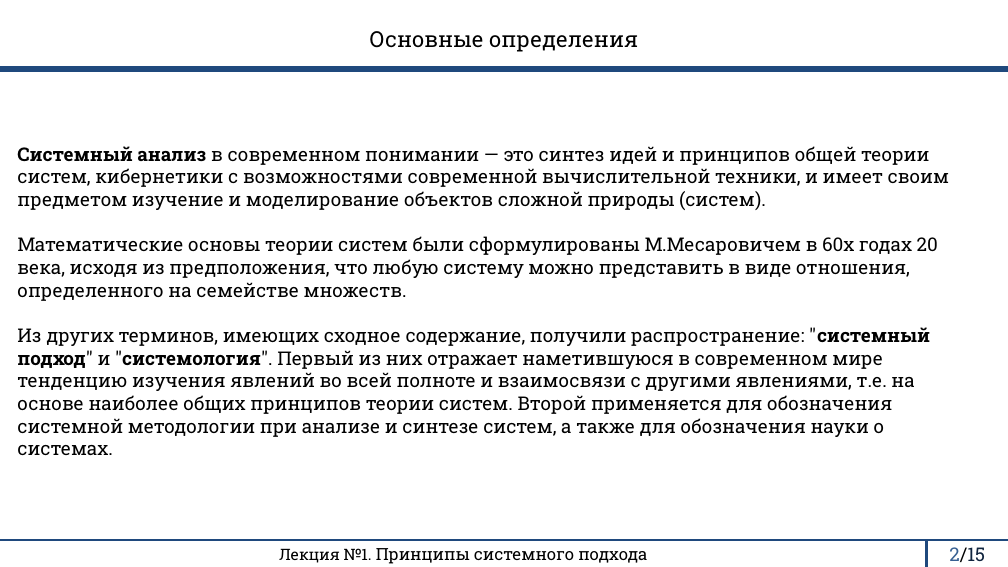
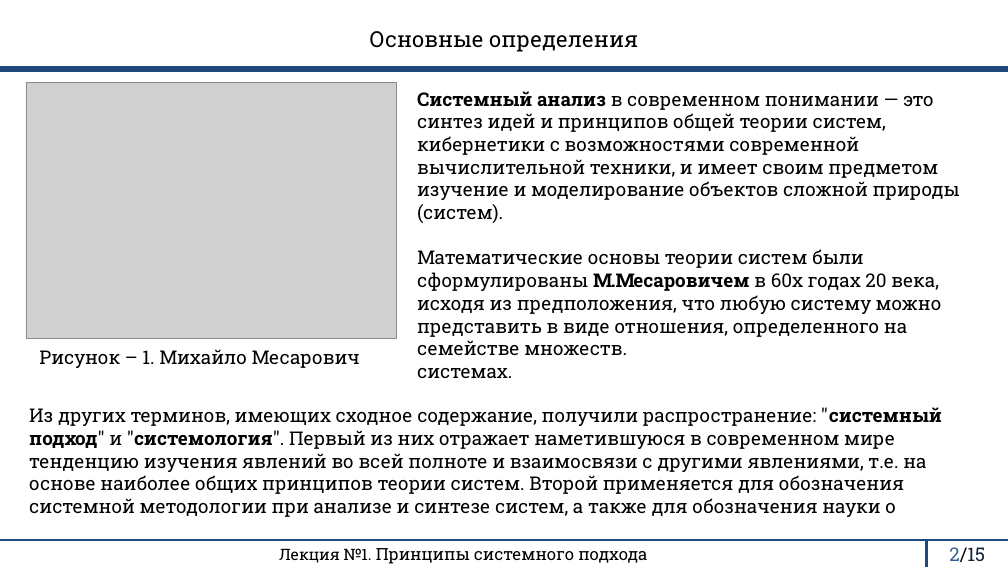
Before and after one commit to rustam-mansurov/cats, a slide deck: slide 2 of Лекции/ОСА/ОСА 1 лекция.pptx. Drawn at 1008x567 pixels with LibreOffice and Linux fonts; fonts in the diff are those of the drawing; grey boxes stand for pictures. Boxes give left, top, right and bottom in pixels: in the first picture for what was removed or moved away, otherwise in the second. Text is boxed around its words. In the diff, an @@ line names an element or a change of style, - is before the commit and + after.

```diff
--- a/Лекции/ОСА/ОСА 1 лекция.pptx
+++ b/Лекции/ОСА/ОСА 1 лекция.pptx
@@ picture added at [26,82,397,339] @@
@@ title at [417,91,960,378]: text changed @@
-Системный анализ в современном понимании — это синтез идей и принципов общей теории систем, кибернетики с возможностями современной вычислительной техники, и имеет своим предметом изучение и моделирование объектов сложной природы (систем).
-Математические основы теории систем были сформулированы М.Месаровичем в 60х годах 20 века, исходя из предположения, что любую систему можно представить в виде отношения, определенного на семействе множеств.
-Из других терминов, имеющих сходное содержание, получили распространение: "системный подход" и "системология". Первый из них отражает наметившуюся в современном мире тенденцию изучения явлений во всей полноте и взаимосвязи с другими явлениями, т.е. на основе наиболее общих принципов теории систем. Второй применяется для обозначения системной методологии при анализе и синтезе систем, а также для обозначения науки о системах.
+Системный анализ в современном понимании — это синтез идей и принципов общей теории систем, кибернетики с возможностями современной вычислительной техники, и имеет своим предметом изучение и моделирование объектов сложной природы (систем).
+Математические основы теории систем были сформулированы М.Месаровичем в 60х годах 20 века, исходя из предположения, что любую систему можно представить в виде отношения, определенного на семействе множеств.
+системах.
@@ text added at [39,349,360,368], 18 pt, text #000000 @@
+Рисунок – 1. Михайло Месарович
@@ text added at [29,407,942,517], 18 pt, text #000000 @@
+Из других терминов, имеющих сходное содержание, получили распространение: "системный подход" и "системология". Первый из них отражает наметившуюся в современном мире тенденцию изучения явлений во всей полноте и взаимосвязи с другими явлениями, т.е. на основе наиболее общих принципов теории систем. Второй применяется для обозначения системной методологии при анализе и синтезе систем, а также для обозначения науки о
```
Also in this commit, not shown: 6 other slides changed, 5 other files.
